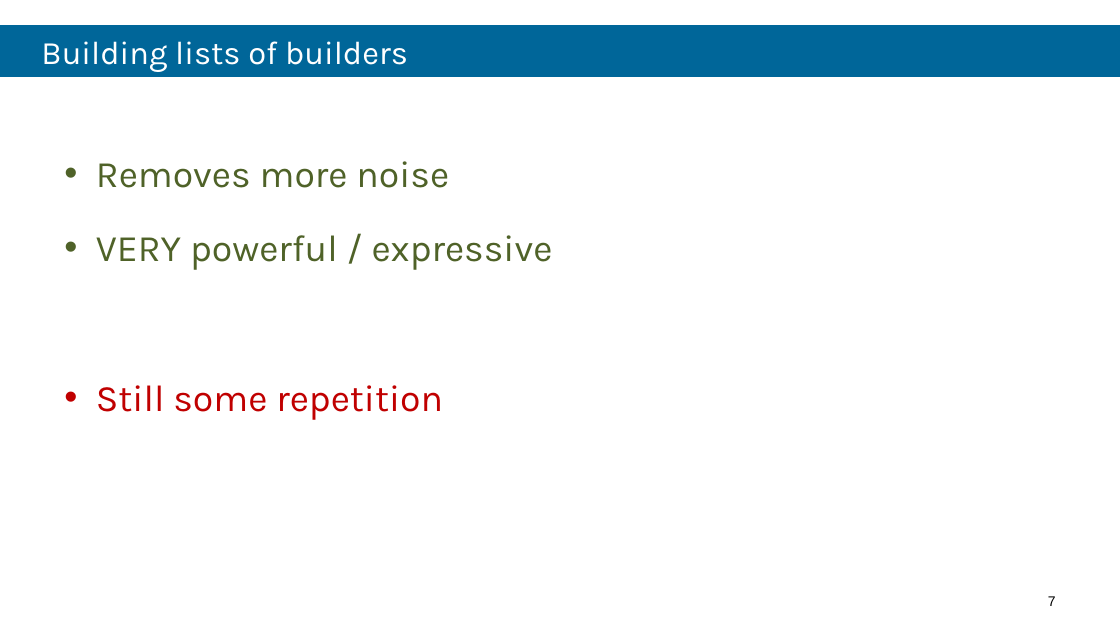
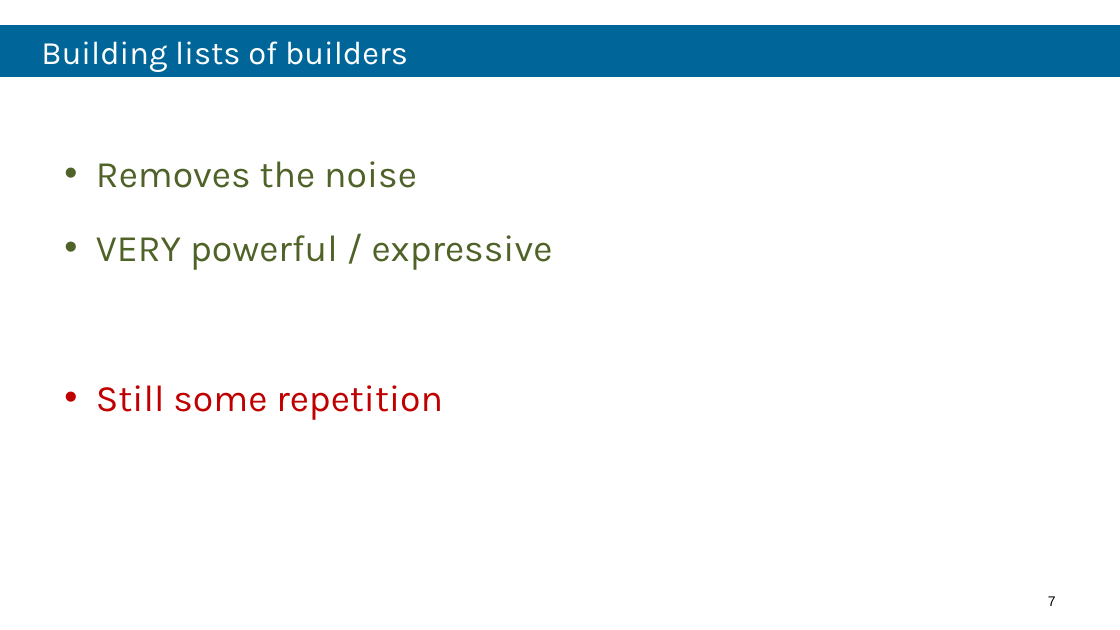
Before and after one commit to robdmoore/TestFixtureDataGenerationPresentation, a slide deck: slide 7 of Presentation.pptx. Drawn at 1120x630 pixels with LibreOffice and Linux fonts; fonts in the diff are those of the drawing; background and template pictures are left out. Boxes give left, top, right and bottom in pixels: in the first picture for what was removed or moved away, otherwise in the second. Text is boxed around its words. In the diff, an @@ line names an element or a change of style, - is before the commit and + after.

```diff
--- a/Presentation.pptx
+++ b/Presentation.pptx
@@ text at <box>96,161,417,188</box>: text changed @@
-• Removes more noise
+• Removes the noise
```
Also in this commit, not shown: 1 other slide changed, 2 other files.
